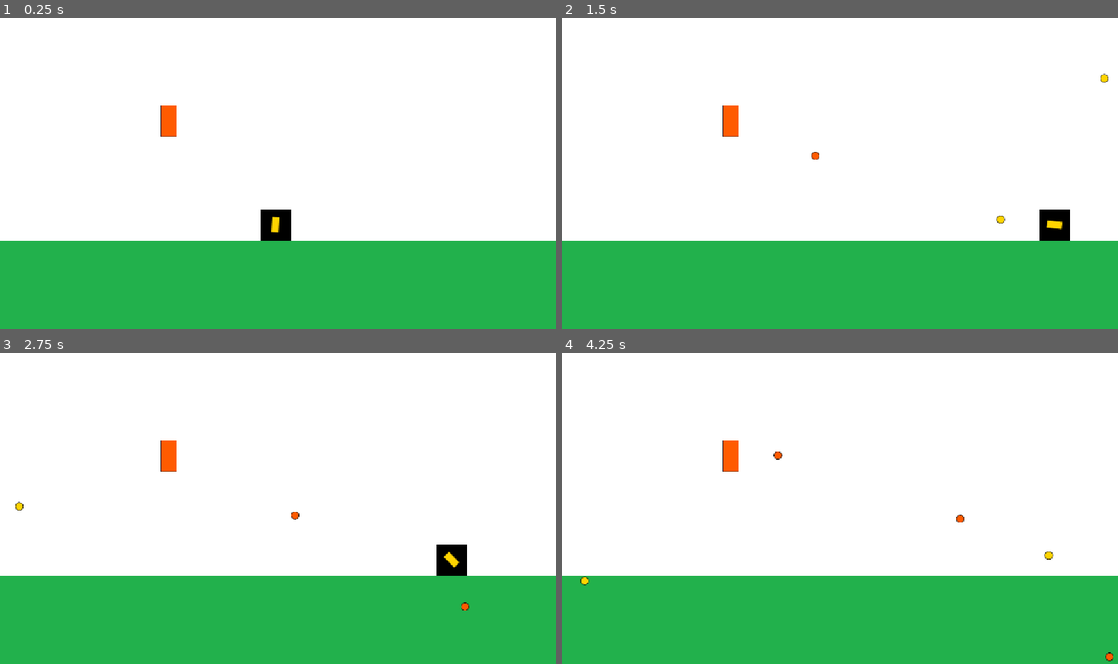
Above: before the commit, frames 1-4 (two rows, left to right).
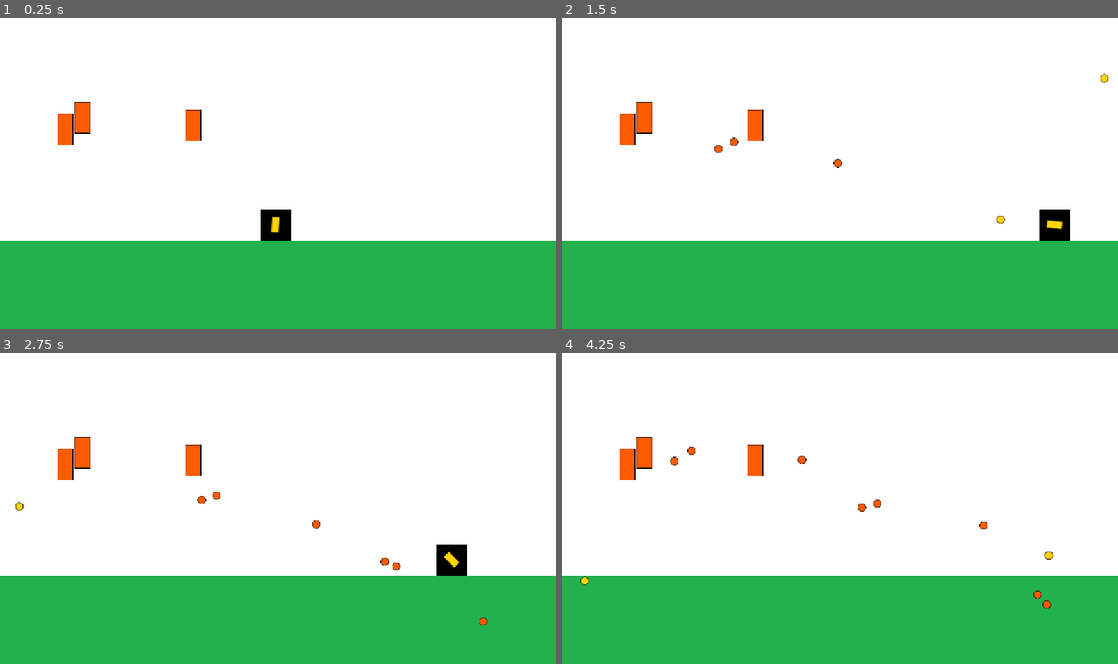
Above: after the commit, the same moments.

Repository: tomas2305/entregas-ipv-acosta-tomas
Game: Godot game, scene res://scenes/Main.tscn
Two runs of this game, one before a commit and one after it. Both use one fixed random seed, a clock stepped at 60 frames per second and the inputs below.
Inputs (mouse positions are in pixels of both pictures, inside the frame that each line leads up to):
- Up to frame 1 (0.25 s): no input
- Up to frame 2 (1.5 s): tap Enter at 0.5 s; move the mouse to (962, 157) at 0.52 s; hold Right (move_right) 0.53-1.28 s; click (962, 157) at 0.6 s; move the mouse to (728, 189) at 1.27 s; hold Left (move_left) from 1.28 s (still down); click (728, 189) at 1.35 s
- Up to frame 3 (2.75 s): move the mouse to (333, 440) at 2.02 s; release Left (move_left) at 2.03 s; hold Right (move_right) from 2.03 s (still down); click (333, 440) at 2.1 s
- Up to frame 4 (4.25 s): move the mouse to (812, 570) at 2.77 s; click (812, 570) at 2.85 s; move the mouse to (1006, 555) at 3.52 s; release Right (move_right) at 3.53 s; hold Left (move_left) from 3.53 s (still down); click (1006, 555) at 3.6 s

The runs differ from the first frame. In frame 1, 1.2% of the frame differs, in the area x 10-37%, y 27-41%; in frame 2, 1.3%; in frame 3, 1.4%; in frame 4, 1.5%, in the area x 10-100%, y 27-100%.

Commit message:
feat: random turrets position

Diff:
--- a/entrega-1y2-acosta-tomas/entrega-2/scenes/Main.tscn
+++ b/entrega-1y2-acosta-tomas/entrega-2/scenes/Main.tscn
@@ -6,10 +6,10 @@
 [ext_resource type="PackedScene" uid="uid://pcwnqa4mwuts" path="res://scenes/Player.tscn" id="3_vcsgt"]
 [ext_resource type="Texture2D" uid="uid://u266nmexfkef" path="res://assets/floor.png" id="4_vcsgt"]
 [ext_resource type="PackedScene" uid="uid://dta13rad8ymjs" path="res://scenes/Turret.tscn" id="6_c01mt"]
-[ext_resource type="PackedScene" uid="uid://b3tjtm8ij0ntb" path="res://scenes/ProjectileTurret.tscn" id="7_nxtc6"]
 
 [node name="Main" type="Node2D"]
 script = ExtResource("1_rarhs")
+turret_scene = ExtResource("6_c01mt")
 
 [node name="Background" type="TextureRect" parent="."]
 offset_left = -4.0
@@ -28,7 +28,3 @@
 
 [node name="Player" parent="." instance=ExtResource("3_vcsgt")]
 position = Vector2(570, 431)
-
-[node name="Turret" parent="." instance=ExtResource("6_c01mt")]
-position = Vector2(349, 216)
-projectile_scene = ExtResource("7_nxtc6")
--- a/entrega-1y2-acosta-tomas/entrega-2/scenes/Turret.tscn
+++ b/entrega-1y2-acosta-tomas/entrega-2/scenes/Turret.tscn
@@ -1,11 +1,13 @@
-[gd_scene load_steps=3 format=3 uid="uid://dta13rad8ymjs"]
+[gd_scene load_steps=4 format=3 uid="uid://dta13rad8ymjs"]
 
 [ext_resource type="Texture2D" uid="uid://c1p2t5xx76px2" path="res://assets/turret.png" id="1_el7wl"]
 [ext_resource type="Script" uid="uid://cq6w0u0r5ln41" path="res://scripts/turret.gd" id="2_485p4"]
+[ext_resource type="PackedScene" uid="uid://b3tjtm8ij0ntb" path="res://scenes/ProjectileTurret.tscn" id="3_4sggw"]
 
 [node name="Turret" type="Sprite2D"]
 texture = ExtResource("1_el7wl")
 script = ExtResource("2_485p4")
+projectile_scene = ExtResource("3_4sggw")
 
 [node name="FirePosition" type="Marker2D" parent="."]
 position = Vector2(0, -24)
--- a/entrega-1y2-acosta-tomas/entrega-2/scripts/main.gd
+++ b/entrega-1y2-acosta-tomas/entrega-2/scripts/main.gd
@@ -1,7 +1,18 @@
 extends Node2D
 
+@export var turret_scene : PackedScene
 
 # Called when the node enters the scene tree for the first time.
 func _ready() -> void:
+	var screen_size = get_viewport_rect().size
+	var half_screen_y = screen_size.y / 2
+
 	$Player.set_projectile_container(self)
-	$Turret.set_values($Player, self)
+	for i in range(3):
+		var turret = turret_scene.instantiate()
+		add_child(turret)
+		turret.set_values($Player, self)
+		var random_x = randi_range(50, screen_size.x - 50)
+		var random_y = randi_range(50, half_screen_y - 50)
+
+		turret.position = Vector2(random_x, random_y)
Not shown: 1 places in entrega-1y2-acosta-tomas/entrega-2/scenes/Main.tscn that only renumber resources
